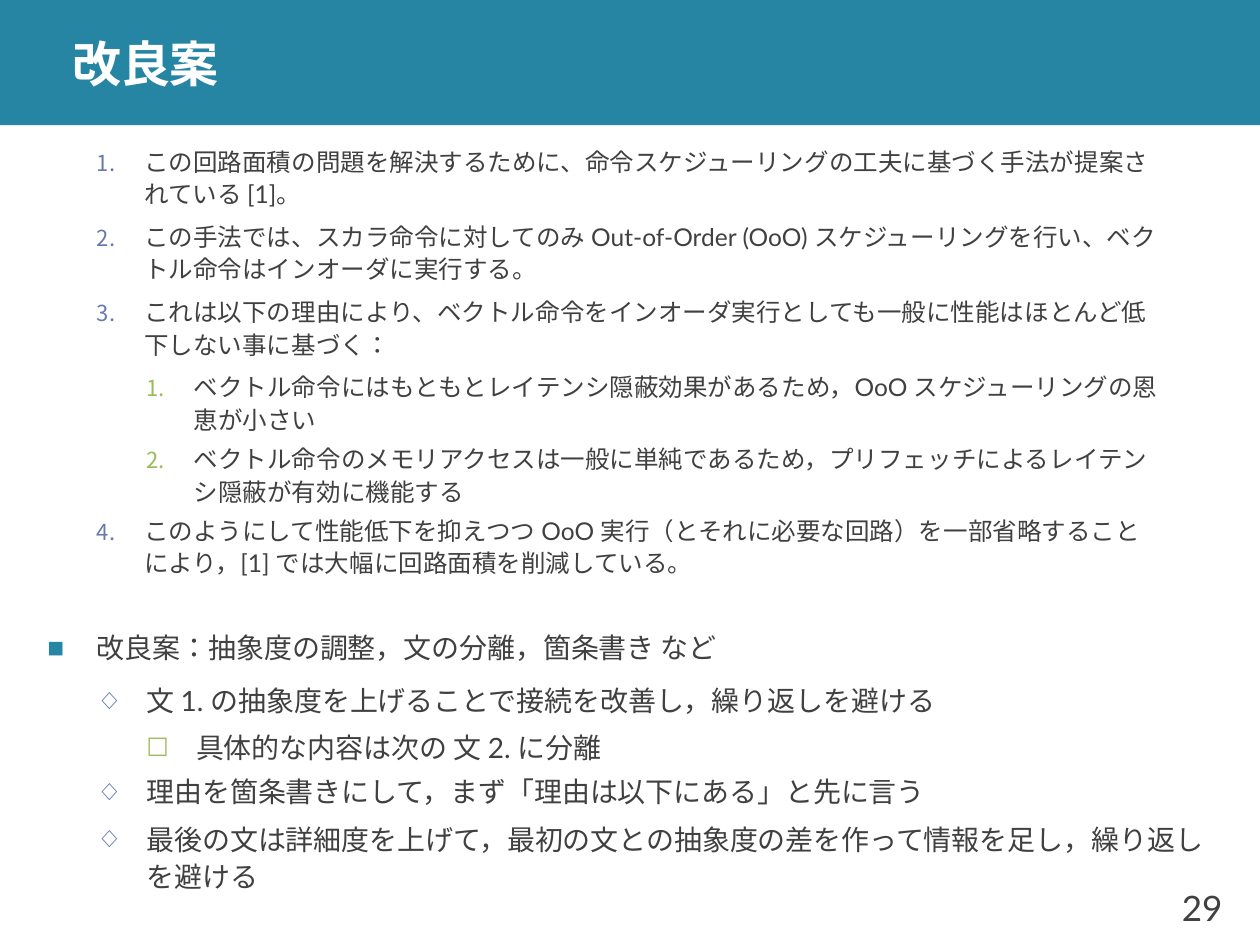
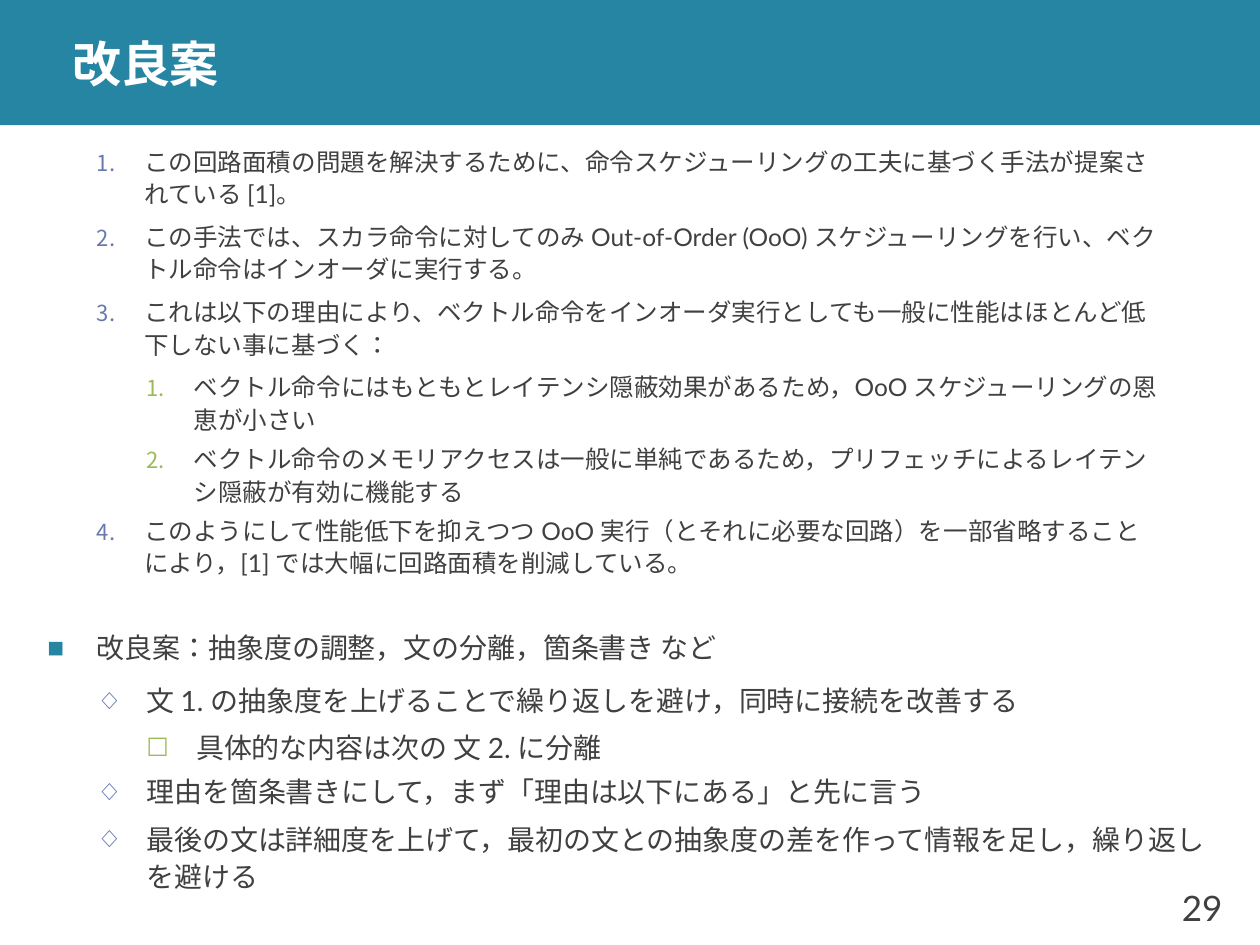
Before and after one commit to shioya-lab/how-to, a slide deck: slide 29 of writing.pptx. Drawn at 1260x945 pixels with LibreOffice and Linux fonts; fonts in the diff are those of the drawing. Boxes give left, top, right and bottom in pixels: in the first picture for what was removed or moved away, otherwise in the second. Text is boxed around its words. In the diff, an @@ line names an element or a change of style, - is before the commit and + after.

```diff
--- a/writing.pptx
+++ b/writing.pptx
@@ text at [146, 687, 1019, 714]: text changed @@
-  ◇ 文 1. の抽象度を上げることで接続を改善し，繰り返しを避ける
+  ◇ 文 1. の抽象度を上げることで繰り返しを避け，同時に接続を改善する
```
Also in this commit, not shown: 6 other slides changed, 1 other file.
